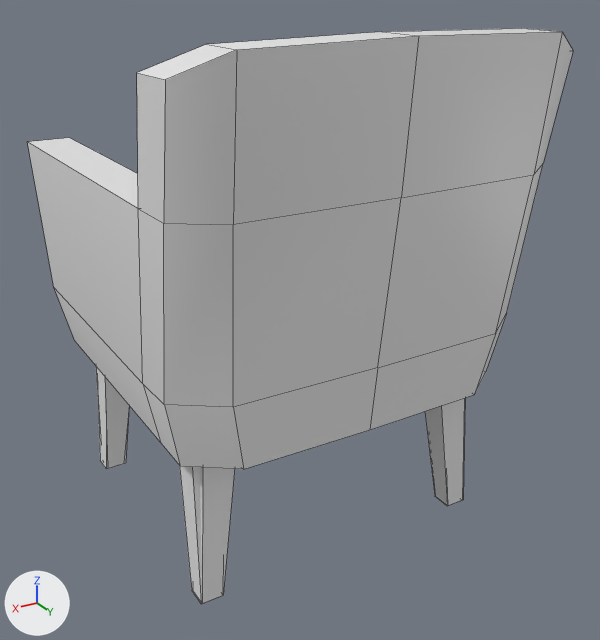
Before and after pictures for a commit that changed the FBX model Assets/StaticMeshes/SM_Chair.fbx.
One viewpoint serves both versions: a 50 mm camera at (0.774, 1.411, 1.077) aimed at (-0.009, 0.107, 0.425). Lighting does not change. The marker at lower left points along +X, +Y and +Z. Mesh edges are drawn as thin lines. Vertices at the same position are counted once.

In view in the first picture: 'Chair'.
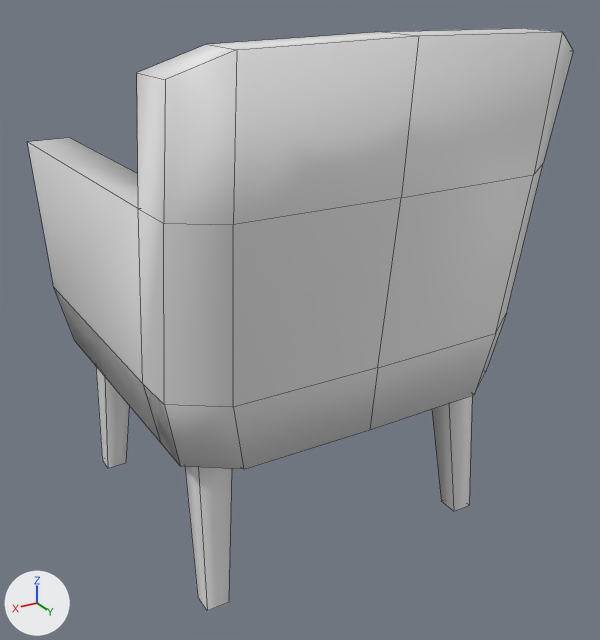
Where the newer file only moved an object's origin or applied its transform, the numbers keep the older frame.

Boxes [x1, y1, x2, y2] around the edits, measured in the pictures (600 x 640 px; the box of a moved part takes in the faces that stretch with it):
'Chair', reshaped
    before: [27, 28, 573, 604]
    after: [27, 28, 573, 611]
part 1 of me_cube_014, moved or reshaped
    before: [462, 398, 465, 500]
    after: [432, 396, 472, 511]
part 2 of me_cube_014, moved or reshaped
    before: [179, 465, 202, 604]
    after: [185, 466, 232, 611]
part 3 of me_cube_014, deleted
    before: [425, 398, 464, 506]
part 4 of me_cube_014, deleted
    before: [98, 406, 114, 469]
part 5 of me_cube_014, deleted
    before: [200, 467, 235, 604]
part 6 of me_cube_014, built on
    before: [96, 367, 129, 467]
    after: [54, 288, 180, 468]

What the commit changed:
Material 'Material.010' (mat_material_010) is new.
Its base color is (0.8, 0.8, 0.8) (white #e7e7e7).
me_cube_014 is used by ob_chair; location (0.0, 0.0, 0.0).
me_cube_014 had 130 vertices, 101 faces and spanned x -0.38..0.38, y -0.307..0.445, z -0.002..0.983.
me_cube_014 now has 102 vertices, 93 faces and spans x -0.38..0.38, y -0.307..0.445, z -0.002..0.983.
me_cube_014 part 1: the loose piece of 8 vertices spanning x -0.313..-0.242, y 0.209..0.293, z -0.002..0.313 is moved by (0.002, 0.022, 0.0).
me_cube_014 part 2: the loose piece of 8 vertices spanning x 0.242..0.313, y 0.209..0.293, z -0.002..0.313 is moved by (-0.002, 0.022, 0.0).
me_cube_014 part 3: the loose piece of 8 vertices spanning x -0.311..-0.226, y 0.223..0.293, z -0.002..0.313 is deleted.
me_cube_014 part 4: the loose piece of 8 vertices spanning x 0.23..0.316, y -0.269..-0.198, z -0.002..0.313 is deleted.
me_cube_014 part 5: the loose piece of 8 vertices spanning x 0.226..0.311, y 0.223..0.293, z -0.002..0.313 is deleted.
Part 6, on me_cube_014:
10 faces are deleted.
4 vertices are added at (-0.273, 0.206, 0.306), (-0.338, 0.211, 0.306), (0.273, 0.206, 0.306), (0.338, 0.211, 0.306).
10 new faces join them, mat_material_010 (white #e7e7e7).
12 new faces join them, mat_material_006 (white #e7e7e7).
me_cube_014 part 7: the surface is now shaded smooth.
me_cube_014 now uses material mat_material_010 (white #e7e7e7).
